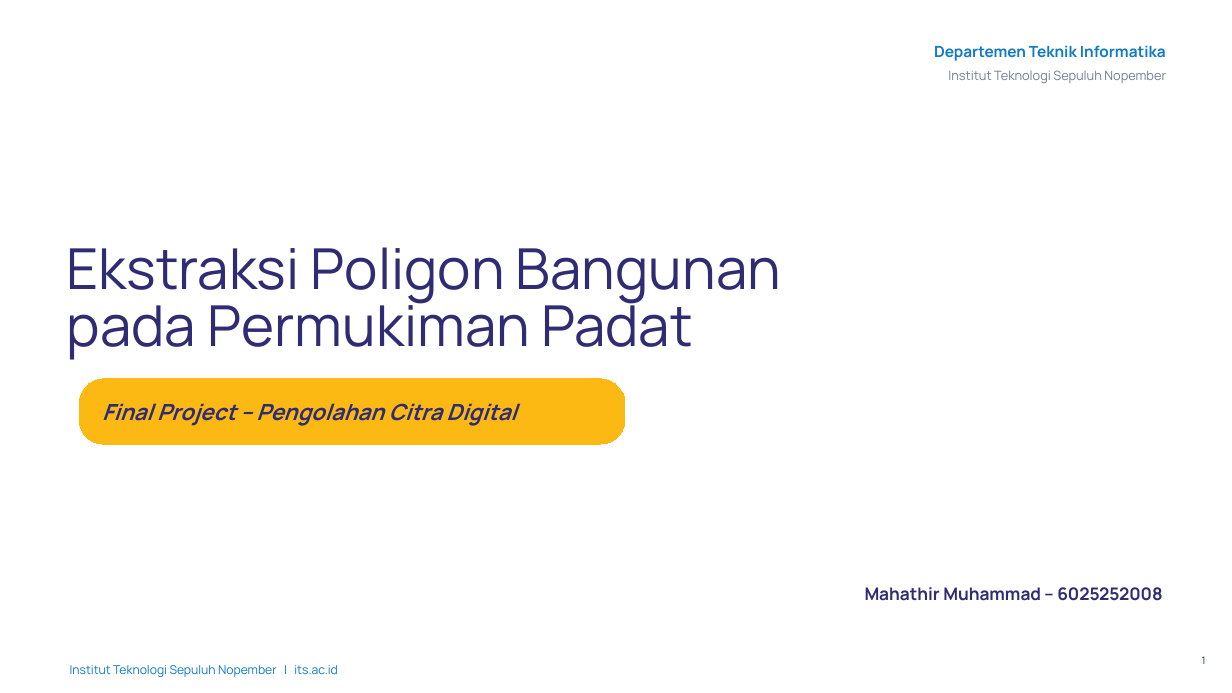
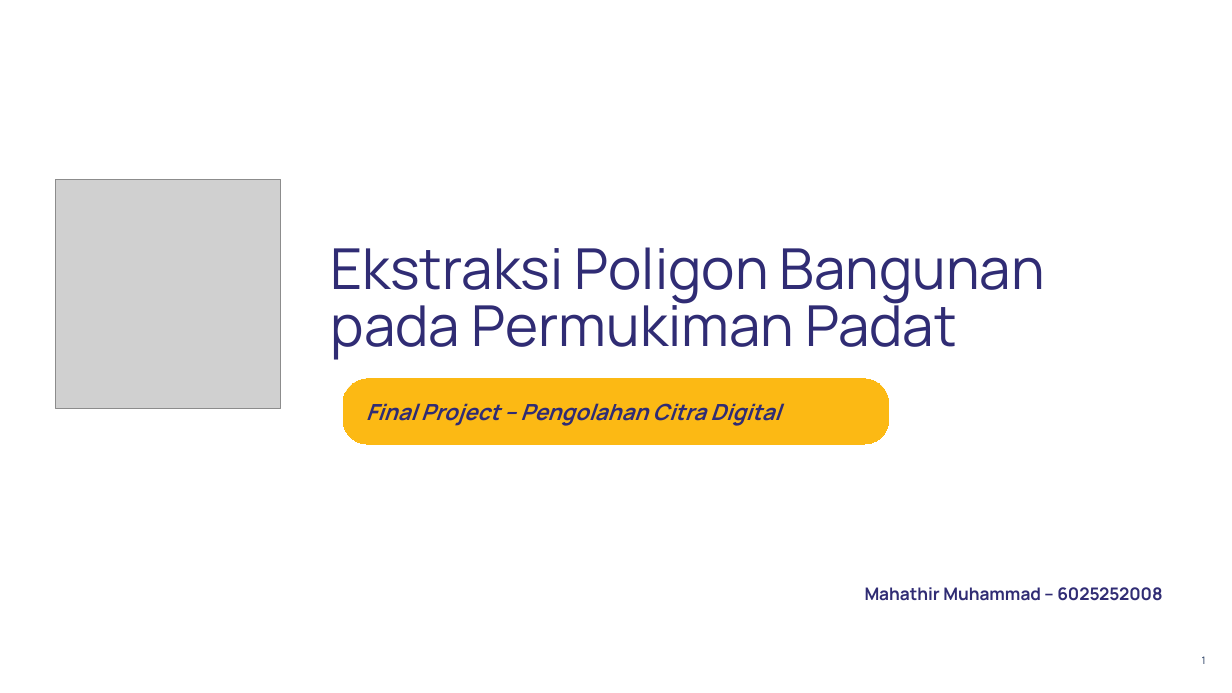
Before and after one commit to mahathirmuh/building-footprint-extraction, a slide deck: slide 1 of slides/densepoly.pptx. Drawn at 1232x693 pixels with LibreOffice and Linux fonts; fonts in the diff are those of the drawing; grey boxes stand for pictures; background and template pictures are left out. Boxes give left, top, right and bottom in pixels: in the first picture for what was removed or moved away, otherwise in the second. Text is boxed around its words. In the diff, an @@ line names an element or a change of style, - is before the commit and + after.

```diff
--- a/slides/densepoly.pptx
+++ b/slides/densepoly.pptx
@@ text removed at (934,45,1166,61) @@
-Departemen Teknik Informatika
@@ text removed at (948,70,1166,83) @@
-Institut Teknologi Sepuluh Nopember
@@ picture added at (55,179,281,409) @@
@@ text "Ekstraksi Poligon Bangunan": place and size @@
-text "Ekstraksi Poligon Bangunan" at (67,247,781,360)
+text "Ekstraksi Poligon Bangunan" at (331,247,1045,360)
@@ rounded rectangle "Final Project – Pengolahan Citra ...": place and size @@
-rounded rectangle "Final Project – Pengolahan Citra ..." at (79,379,626,445)
+rounded rectangle "Final Project – Pengolahan Citra ..." at (343,379,889,445)
@@ text removed at (70,665,338,677) @@
-Institut Teknologi Sepuluh Nopember | its.ac.id
```
Also in this commit, not shown: 17 other slides changed, 3 other files.
